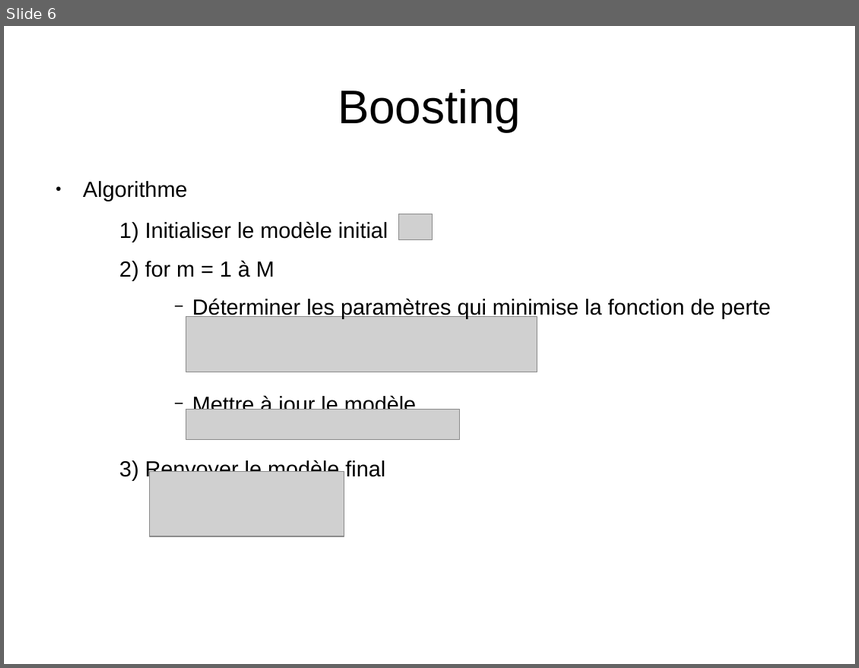
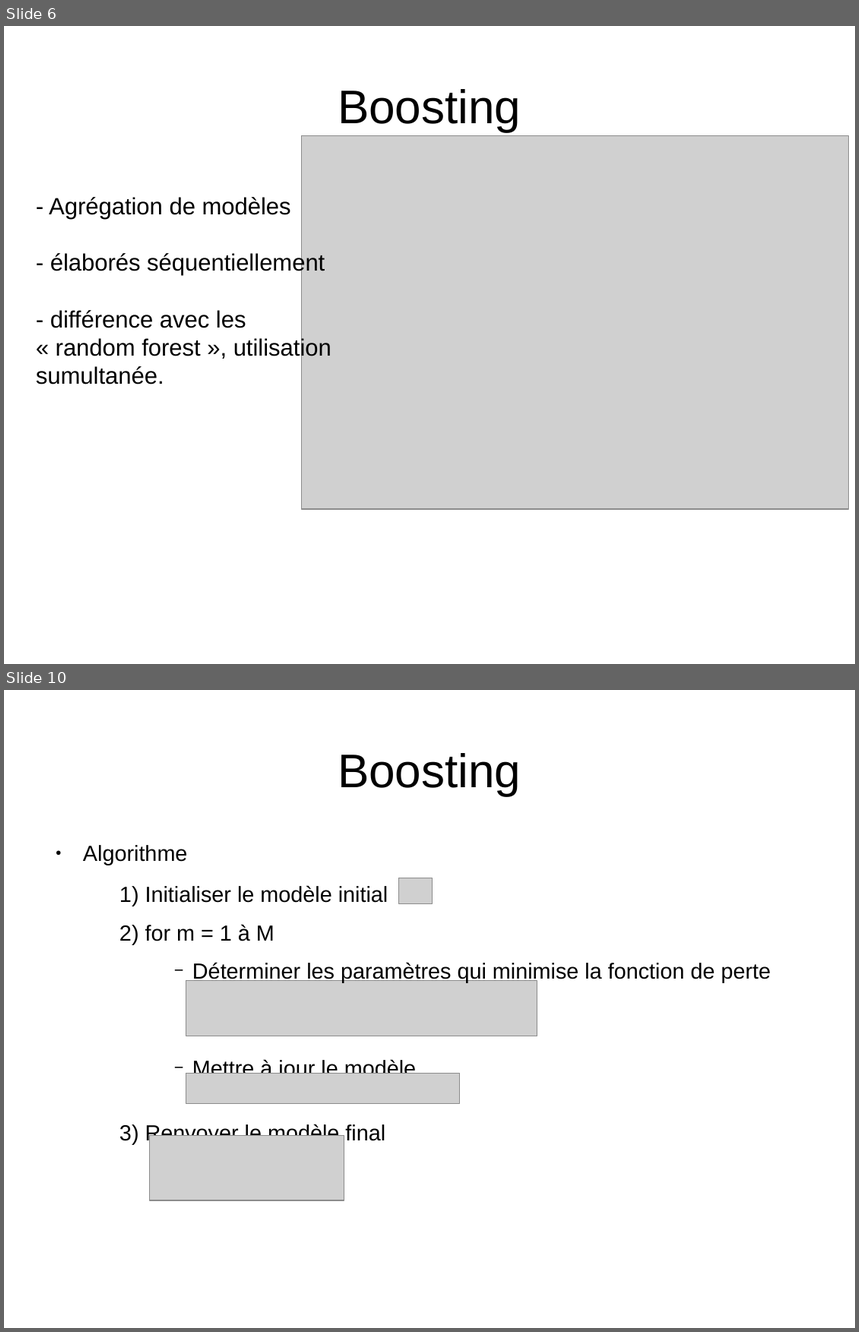
Before and after one commit to kad15/GBM, a slide deck: GBM_kad.odp. Shown one above the other, each under a label of ours: slide 6 before the commit, slides 6 and 10 after it; the slides between them are not shown. The pictures are 859x668 and 859x1332 pixels, drawn with LibreOffice and Linux fonts; fonts in the diff are those of the drawing; grey boxes stand for pictures; background and template pictures are left out. Boxes give left, top, right and bottom in pixels: in the first picture for what was removed or moved away, otherwise in the second. Text is boxed around its words. In the diff, an @@ line names an element or a change of style, - is before the commit and + after.

```diff
--- a/GBM_kad.odp
+++ b/GBM_kad.odp
@@ slide 6 added at (x1=4, y1=26, x2=855, y2=664), background #FFFFFF @@
@@ title added at (x1=338, y1=89, x2=521, y2=132), 44 pt, text #000000 @@
+Boosting
@@ picture added at (x1=302, y1=135, x2=850, y2=509) @@
@@ text added at (x1=36, y1=197, x2=332, y2=385), 22 pt, text #000000 @@
+- Agrégation de modèles
+- élaborés séquentiellement
+- différence avec les « random forest », utilisation
+sumultanée.
@@ what was slide 6 is now slide 10 @@
```
Also in this commit, not shown: 3 slides changed, 3 other slides added.
